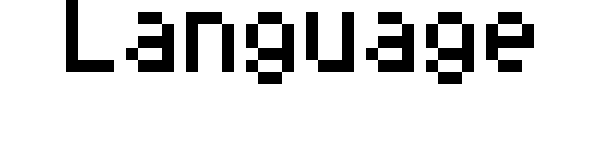
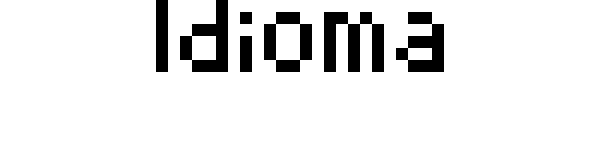
Before/after of a 600 × 144 layered artwork. What changed in the layer stack:
showed "Espanol" over (156, 0, 444, 72)
hid "English", painted on it over (66, 0, 534, 84)
